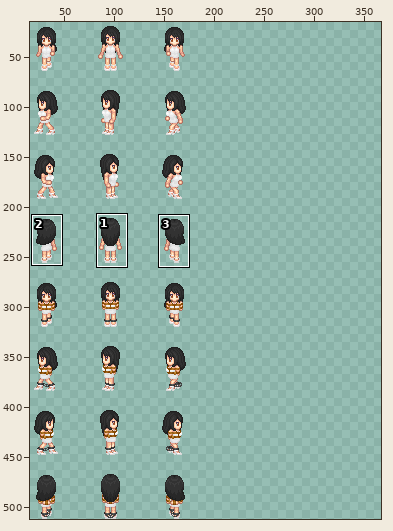
Edited in one commit: sprite sheet (img/characters/MV_FF8_Rinoa.png). The first picture is a wide view before the edit; the outline marks the close-up.
Close-up. Before the commit:
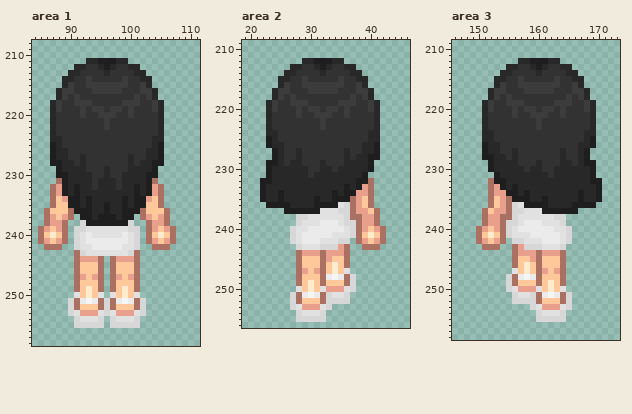
The file is 768x512 pixels. Shown: area 1: x 84..111, y 208..258; area 2: x 19..46, y 209..256; area 3: x 146..173, y 209..258. The wide view leaves out empty margins. The commit also changed other parts of the picture, which this record leaves out.
And afterwards:
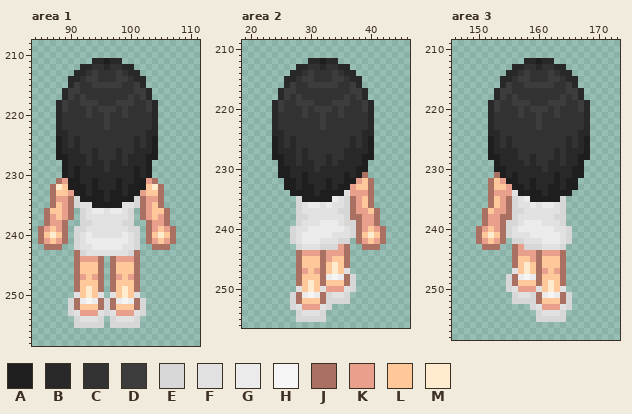
Palette (. is transparent): A #1e1e1e  B #282828  C #323232  D #3c3c3c  E #d7d7d7  F #e1e1e1  G #ebebeb  H #f5f5f5  J #aa7162  K #e8a08d  L #ffc89b  M #ffebce
Changes in this commit:
Area 1:
y 211: x 93 B -> .; x 95 A -> B; x 97 A -> B; x 99 B -> .
y 212: x 91 B -> .; x 93 C -> B; x 95..97 BAB -> CBC; x 99 C -> B; x 101 B -> .
y 213: x 90 B -> .; x 92 C -> B; x 94 C -> D; x 96 B -> C; x 98 C -> D; x 100 C -> B; x 102 B -> .
y 214: x 89 B -> .; x 91 C -> B; x 94 C -> D; x 98 C -> D; x 101 C -> B; x 103 B -> .
y 215: x 89..91 BDC -> .BD; x 93 D -> C; x 99 D -> C; x 101..103 CDB -> DB.
y 216: x 88..89 BD -> .B; x 91 C -> D; x 94..98 DDDDD -> CCCCC; x 101 C -> D; x 103..104 DB -> B.
y 217: x 88..92 BDCDC -> .BDCD; x 100..104 CDCDB -> DCDB.
y 218: x 87..89 BDC -> .BD; x 91 D -> C; x 94 C -> D; x 98 C -> D; x 101 D -> C; x 103..105 CDB -> DB.
y 219: x 87..89 BDC -> .BD; x 92..94 DCD -> CDC; x 96 C -> D; x 98..100 DCD -> CDC; x 103..105 CDB -> DB.
y 220: x 87..88 BC -> .B; x 92..93 DC -> CD; x 95 D -> C; x 97 D -> C; x 99..100 CD -> DC; x 104..105 CB -> B.
y 221..222: x 87..88 BC -> .B; x 104..105 CB -> B.
y 223: x 87..89 BCC -> .BB; x 103..105 CCB -> BB.
y 224: x 87..89 BBC -> .AB; x 91 C -> B; x 101 C -> B; x 103..105 CBB -> BA.
y 225: x 87..89 ABC -> .AB; x 91 C -> B; x 101 C -> B; x 103..105 CBA -> BA.
y 226: x 87..88 AB -> .A; x 90..91 CC -> BB; x 94 C -> B; x 98 C -> B; x 101..102 CC -> BB; x 104..105 BA -> A.
y 227: x 87..91 ABBCC -> .AABB; x 94 C -> B; x 98 C -> B; x 101..105 CCBBA -> BBAA.
y 228: x 87..89 AAB -> ..A; x 91 C -> B; x 94..95 CC -> BB; x 97..98 CC -> BB; x 101 C -> B; x 103..105 BAA -> A..
y 229: x 88..89 AB -> .A; x 91 B -> A; x 93..99 CCCBCCC -> BBBCBBB; x 101 B -> A; x 103..104 BA -> A.
y 230: x 88 A -> .; x 91 B -> A; x 94..95 CC -> BB; x 97..98 CC -> BB; x 101 B -> A; x 104 A -> .
y 231: x 89..91 ABB -> KAA; x 94 C -> A; x 98 C -> A; x 101..103 BBA -> AAK
y 232: x 88..90 KAB -> MLA; x 92 B -> A; x 94 C -> A; x 98 C -> A; x 100 B -> A; x 102..104 BAK -> ALM
y 233: x 88..90 KAB -> LLK; x 92 B -> A; x 94..95 BB -> AA; x 97..98 BB -> AA; x 100 B -> A; x 102..104 BAK -> KLL
y 234: x 88 L -> K; x 90..92 AAB -> JEA; x 94..95 BB -> AA; x 97..98 BB -> AA; x 100..102 BAA -> AEJ; x 104 L -> K
y 235: x 89..95 LAABABB -> KJEFFAA; x 97..103 BBABAAL -> AAFFEJK
y 236: x 89 L -> K; x 91..101 AAABBABBAAA -> .EFGGFGGFE.; x 103 L -> K
y 237: x 92..100 AABAAABAA -> EFFFFFFFE
y 238: x 93..99 AAAAAAA -> EFFFFFE
Area 2:
y 212: x 29 B -> .; x 31 A -> B; x 33 A -> B; x 35 B -> .
y 213: x 27 B -> .; x 29 C -> B; x 31..33 BAB -> CBC; x 35 C -> B; x 37 B -> .
y 214: x 26 B -> .; x 28 C -> B; x 30 C -> D; x 32 B -> C; x 34 C -> D; x 36 C -> B; x 38 B -> .
y 215: x 25 B -> .; x 27 C -> B; x 30 C -> D; x 34 C -> D; x 37 C -> B; x 39 B -> .
y 216: x 25..27 BDC -> .BD; x 29 D -> C; x 35 D -> C; x 37..39 CDB -> DB.
y 217: x 24..25 BD -> .B; x 27 C -> D; x 30..34 DDDDD -> CCCCC; x 37 C -> D; x 39..40 DB -> B.
y 218: x 24..28 BDCDC -> .BDCD; x 36..40 CDCDB -> DCDB.
y 219: x 23..25 BDC -> .BD; x 27 D -> C; x 30 C -> D; x 34 C -> D; x 37 D -> C; x 39..41 CDB -> DB.
y 220: x 23..25 BDC -> .BD; x 28..30 DCD -> CDC; x 32 C -> D; x 34..36 DCD -> CDC; x 39..41 CDB -> DB.
y 221: x 23..24 BC -> .B; x 28..29 DC -> CD; x 31 D -> C; x 33 D -> C; x 35..36 CD -> DC; x 40..41 CB -> B.
y 222..223: x 23..24 BC -> .B; x 40..41 CB -> B.
y 224: x 23 B -> .; x 25 C -> B; x 39 C -> B; x 41 B -> .
y 225: x 23..25 ABC -> .AB; x 27 C -> B; x 37 C -> B; x 39..41 CBB -> BA.
y 226: x 23..24 AB -> .A; x 27 C -> B; x 37 C -> B; x 40..41 BA -> A.
y 227: x 26..29 CCBC -> BBCB; x 37..38 CC -> BB; x 40..41 BA -> A.
y 228: x 25..29 BCCBC -> ABBCB; x 33 C -> B; x 37 C -> B; x 39 B -> A; x 41 A -> .
y 229: x 23..26 AABC -> ..AB; x 28..30 BCC -> CBB; x 32..33 BC -> CB; x 35 C -> B; x 39..40 BA -> A.
y 230: x 23..26 ABBB -> ..AA; x 30 C -> B; x 34 C -> B; x 38..40 BBA -> AA.
y 231: x 23..26 ABBB -> ..AA; x 29..30 BC -> AB; x 36 B -> A; x 38..39 BA -> AJ
y 232: x 22..27 AABBBB -> ....AA; x 29 B -> A; x 33 B -> A; x 36..39 BBAA -> AAKL
y 233: x 22..27 ABBBBB -> ....AA; x 29..30 BB -> AA; x 33 B -> A; x 35 B -> A; x 37..39 BAK -> KLL
y 234: x 22..30 ABBABBBBB -> .....AAAA; x 32..33 BB -> AA; x 35..37 BAA -> AFK
y 235: x 22..30 ABBABBBBB -> ......EAA; x 32..36 BBAAA -> AAGFE
y 236: x 23..34 AAAABBBBAAAA -> .....EFGGFGF
y 237: x 26..31 AAAAAA -> ..EFFF
Area 3:
y 212: x 157 B -> .; x 159 A -> B; x 161 A -> B; x 163 B -> .
y 213: x 155 B -> .; x 157 C -> B; x 159..161 BAB -> CBC; x 163 C -> B; x 165 B -> .
y 214: x 154 B -> .; x 156 C -> B; x 158 C -> D; x 160 B -> C; x 162 C -> D; x 164 C -> B; x 166 B -> .
y 215: x 153 B -> .; x 155 C -> B; x 158 C -> D; x 162 C -> D; x 165 C -> B; x 167 B -> .
y 216: x 153..155 BDC -> .BD; x 157 D -> C; x 163 D -> C; x 165..167 CDB -> DB.
y 217: x 152..153 BD -> .B; x 155 C -> D; x 158..162 DDDDD -> CCCCC; x 165 C -> D; x 167..168 DB -> B.
y 218: x 152..156 BDCDC -> .BDCD; x 164..168 CDCDB -> DCDB.
y 219: x 151..153 BDC -> .BD; x 155 D -> C; x 158 C -> D; x 162 C -> D; x 165 D -> C; x 167..169 CDB -> DB.
y 220: x 151..153 BDC -> .BD; x 156..158 DCD -> CDC; x 160 C -> D; x 162..164 DCD -> CDC; x 167..169 CDB -> DB.
y 221: x 151..152 BC -> .B; x 156..157 DC -> CD; x 159 D -> C; x 161 D -> C; x 163..164 CD -> DC; x 168..169 CB -> B.
y 222..223: x 151..152 BC -> .B; x 168..169 CB -> B.
y 224: x 151 B -> .; x 153 C -> B; x 167 C -> B; x 169 B -> .
y 225: x 151..153 BBC -> .AB; x 155 C -> B; x 165 C -> B; x 167..169 CBA -> BA.
y 226: x 151..152 AB -> .A; x 155 C -> B; x 165 C -> B; x 168..169 BA -> A.
y 227: x 151..152 AB -> .A; x 154..155 CC -> BB; x 163..166 CBCC -> BCBB
y 228: x 151 A -> .; x 153 B -> A; x 155 C -> B; x 159 C -> B; x 163..167 CBCCB -> BCBBA
y 229: x 152..153 AB -> .A; x 157 C -> B; x 159..160 CB -> BC; x 162..164 CCB -> BBC; x 166..169 CBAA -> BA..
y 230: x 152..154 ABB -> .AA; x 158 C -> B; x 162 C -> B; x 166..169 BBBA -> AA..
y 231: x 153..154 AB -> JA; x 156 B -> A; x 162..163 CB -> BA; x 166..169 BBBA -> AA..
y 232: x 153..156 AABB -> LKAA; x 159 B -> A; x 163 B -> A; x 165..170 BBBBAA -> AA....
y 233: x 153..155 KAB -> LLK; x 157 B -> A; x 159 B -> A; x 162..163 BB -> AA; x 165..170 BBBBBA -> AA....
y 234: x 155..157 AAB -> KFA; x 159..160 BB -> AA; x 162..170 BBBBBABBA -> AAAA.....
y 235: x 156..160 AAABB -> EFGAA; x 162..170 BBBBBABBA -> AAE......
y 236: x 158..169 AAAABBBBAAAA -> FGFGGFE.....
y 237: x 161..166 AAAAAA -> FFFE..
